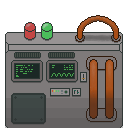
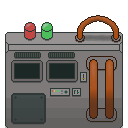
Layered file, before and after one edit (w=128, h=128). Changes by layer:
painted on "hydraulicBtm" over [16, 65, 74, 77]
